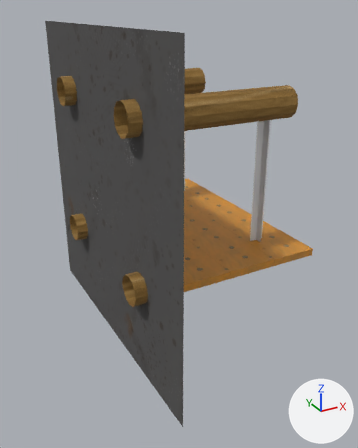
Renders of the FBX model TheUnityProject/Assets/Models/LevelTiles/Wall-Platform3.fbx from each side of a commit.
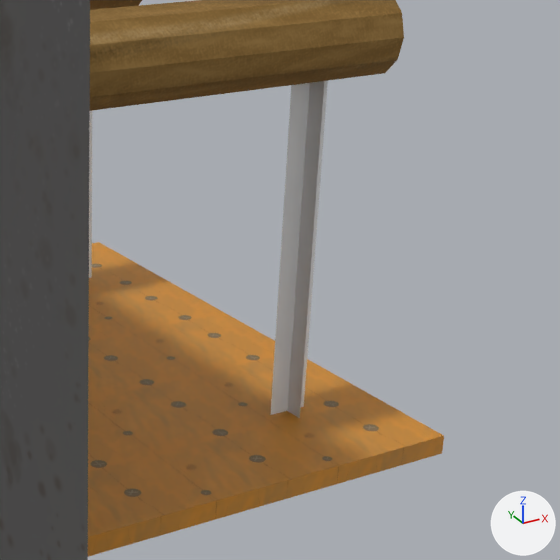
Old and new are each drawn whole from a 50 mm camera at (-2.0, 7.23, 3.09) aimed at (-0.54, 9.89, 1.76) and again close up on the part from 42% to 99% of the width and 20% to 66% of the height. Lighting does not change. The marker at lower right points along +X, +Y and +Z.

The first close-up shows 'Wall-Platform3'.
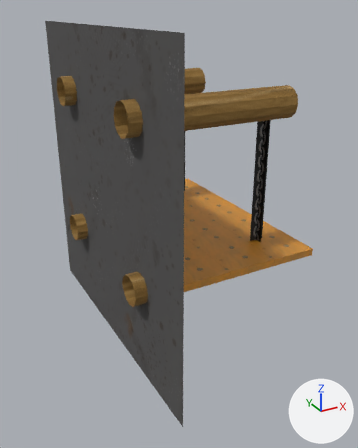
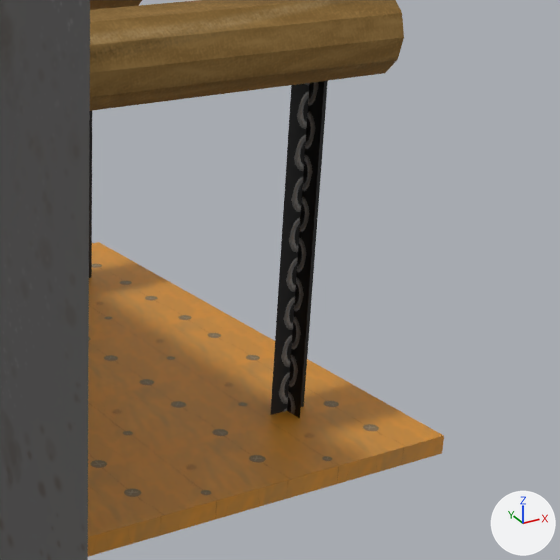
What differs and where, as boxes [x1, y1, x2, y2] in the close-ups (560 x 560 px):
```json
{"object": "Wall-Platform3", "change": "surface changed", "before": [85, 77, 330, 437], "after": [85, 77, 330, 437], "on screen": "grey to black"}
{"part": 1, "of": "me_cube_017", "change": "surface changed", "before": [89, 81, 328, 418], "after": [89, 81, 328, 418], "on screen": "grey to black"}
```

The change, as JSON lines over the scene's bpy script:
```json
{"op": "add", "block": "img_chain_png", "code": ["img_chain_png = load_image('chain.png', '../../2D/mats/chain.png', 1024, 1024, 'sRGB')"]}
{"op": "remove", "block": "mat_chains", "code": "mat_chains.base_color = (0.8, 0.8, 0.8)  # white #e7e7e7"}
{"op": "add", "block": "mat_chains", "code": "mat_chains.texture = img_chain_png"}
{"block": "me_cube_017", "where": "me_cube_017.from_pydata(...)  # 124 vertices, 63 faces; spans x -1.08..0.03, y -1.0..1.0, z -1.0..1.0"}
{"block": "me_cube_017", "where": "# used by ob_wall_platform3; location = (0.0, 10.0, 2.0)"}
{"block": "me_cube_017", "change": "me_cube_017 part 1: texture (UV) coordinates of 4 of 63 faces, centred in x -0.19, y -0.5..0.5, z 0.11, changed; they spanned u 0.75..0.75, v 0.67..0.83 and now span u -0.02..1.03, v -4.26..4.72"}
```
